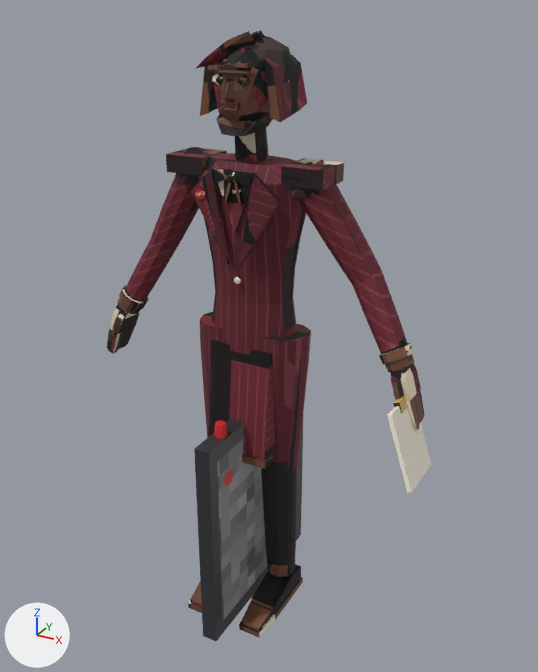
A saved change to the glTF model public/assets/fighters/margaret.glb.
Camera for both pictures: a 50 mm lens placed at (1.031, -1.782, 1.84), pointed at (0.035, 0.029, 0.935). The lights are fixed; the arrows at lower left show +X, +Y and +Z. The first picture is the older version. Vertices at exactly the same position are counted once.

Names of what the first picture shows: 'fx_live_feed', 'margaret_body.001'.
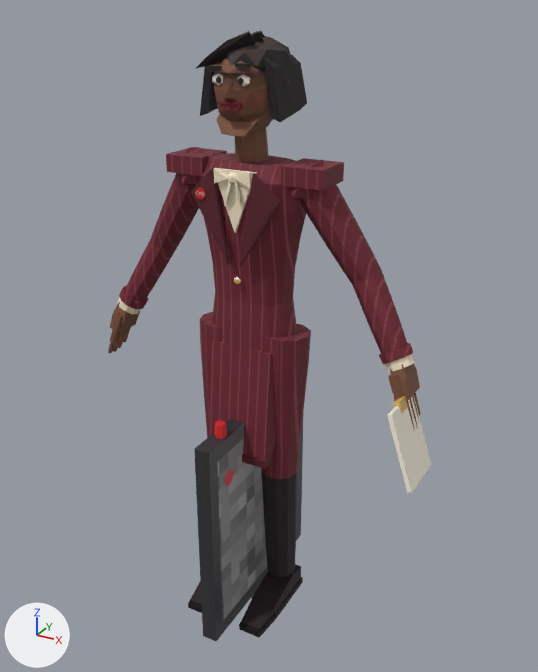
Pixel boxes [x1, y1, x2, y2] of what changed, in the pictures (538 x 672 px):
'margaret_body.001', reshaped
    before: [107, 30, 431, 638]
    after: [108, 30, 431, 638]
part 1 of me_margaret_body, cut back
    before: [392, 382, 431, 463]
    after: [388, 374, 431, 463]
part 2 of me_margaret_body, cut back
    before: [107, 317, 135, 354]
    after: [108, 312, 131, 353]
part 3 of me_margaret_body, surface changed
    both: [110, 31, 420, 638]

What the commit changed:
me_margaret_body is used by ob_margaret_body_001; location (0.0, 0.0, 0.0).
me_margaret_body had 1469 vertices, 2604 faces and spanned x -0.54..0.57, y -0.22..0.13, z 0.0..1.79.
me_margaret_body now has 1717 vertices, 2972 faces and spans x -0.53..0.57, y -0.22..0.13, z 0.0..1.79.
me_margaret_body part 1: 9 vertices moved from x 0.47..0.54, y -0.08..0.01, z 0.78..0.89 to x 0.48..0.52, y -0.08..0.01, z 0.82..0.89; 39 vertices removed from x 0.46..0.54, y -0.08..0.03, z 0.79..0.93; 163 vertices added at x 0.45..0.53, y -0.09..0.03, z 0.78..0.94.
me_margaret_body part 2: 3 vertices moved within x -0.49..-0.48, y -0.08..-0.03, z 0.85..0.89; 42 vertices removed from x -0.54..-0.46, y -0.08..0.03, z 0.78..0.93; 166 vertices added at x -0.53..-0.45, y -0.09..0.03, z 0.78..0.94.
me_margaret_body part 3: 2346 kept faces spanning x -0.51..0.52, y -0.22..0.13, z 0.0..1.79 get new texture (UV) coordinates.
